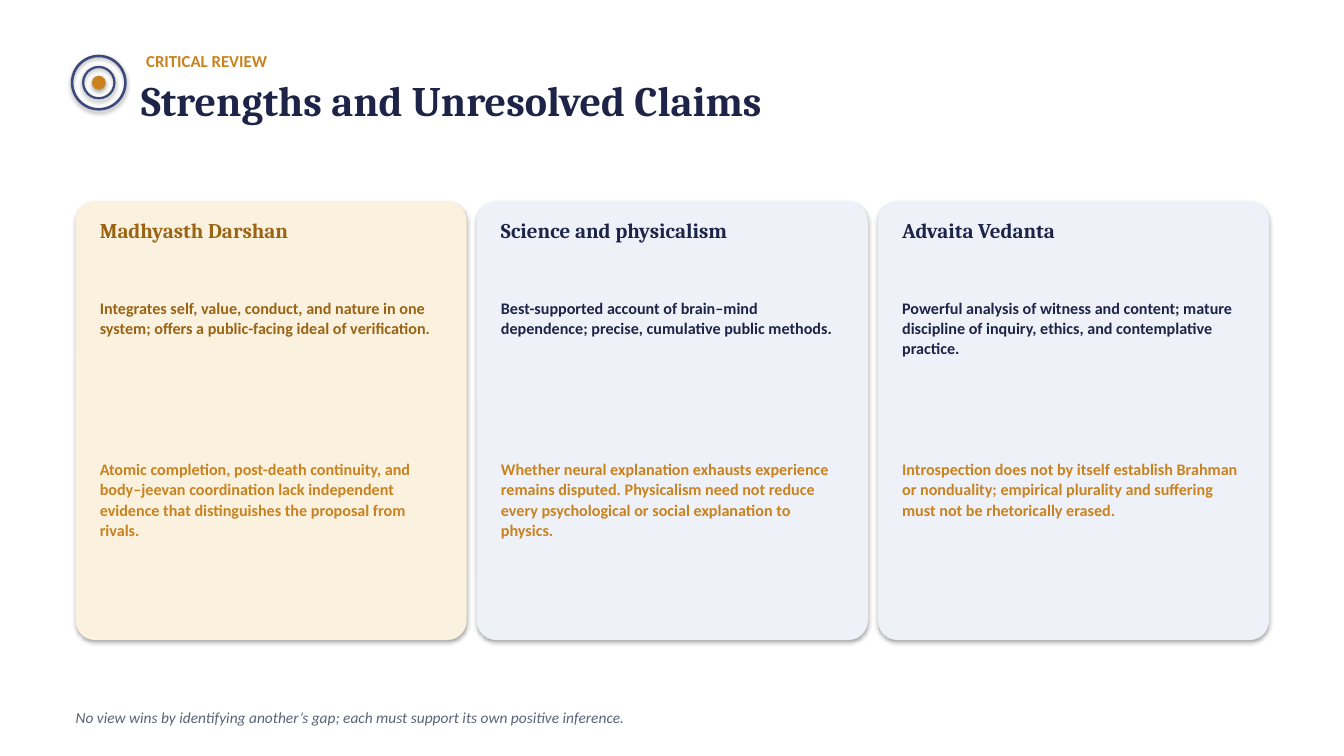
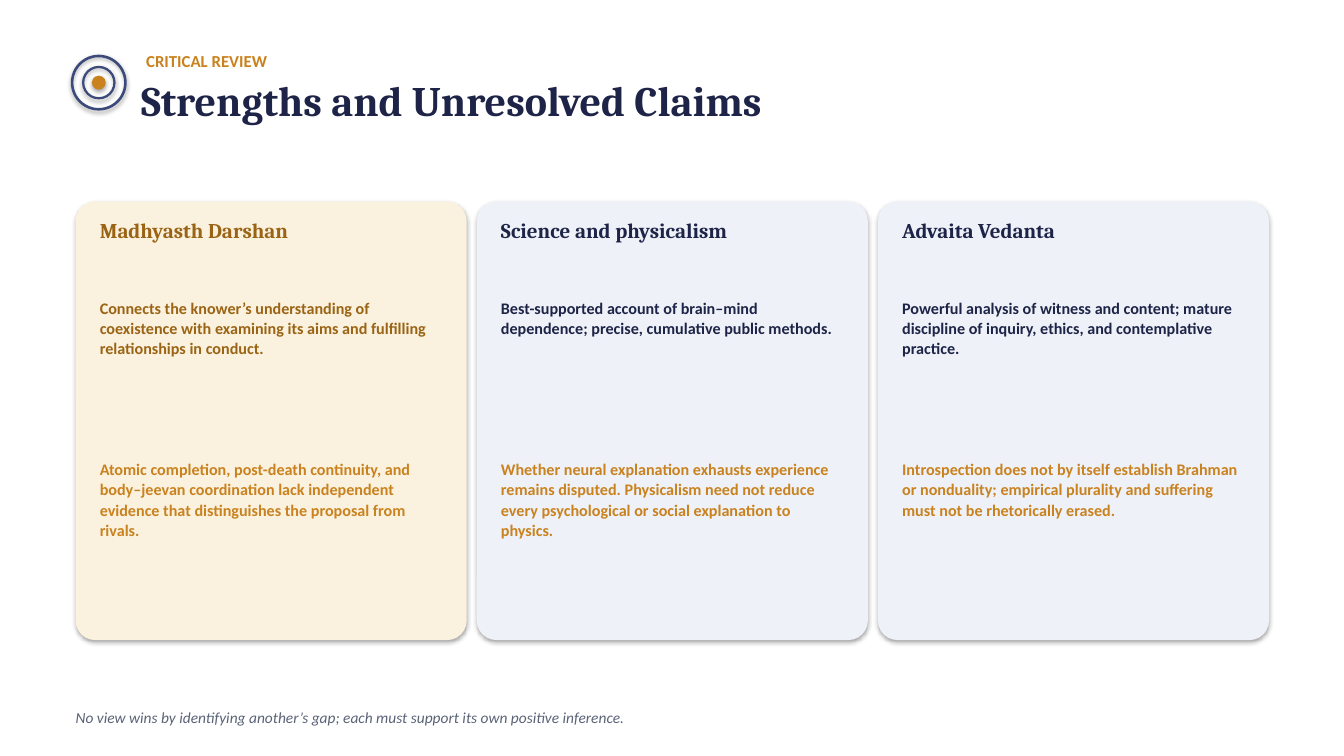
Before and after one commit to raghavamohan/AnalyticMadhyasthDarshan, a slide deck: slide 18 of Studies/Why-Humans-Are-Not-Just-Material/Why-Humans-Are-Not-Just-Material.pptx. Drawn at 1344x756 pixels with LibreOffice and Linux fonts; fonts in the diff are those of the drawing. Boxes give left, top, right and bottom in pixels: in the first picture for what was removed or moved away, otherwise in the second. Text is boxed around its words. In the diff, an @@ line names an element or a change of style, - is before the commit and + after.

Commit message:
Connect human understanding with responsible participation in coexistence

```diff
--- a/Studies/Why-Humans-Are-Not-Just-Material/Why-Humans-Are-Not-Just-Material.pptx
+++ b/Studies/Why-Humans-Are-Not-Just-Material/Why-Humans-Are-Not-Just-Material.pptx
@@ text at [100, 302, 426, 357]: text changed @@
-Integrates self, value, conduct, and nature in one system; offers a public-facing ideal of verification.
+Connects the knower’s understanding of coexistence with examining its aims and fulfilling relationships in conduct.
```
Also in this commit, not shown: 5 other slides changed, 15 other files.
